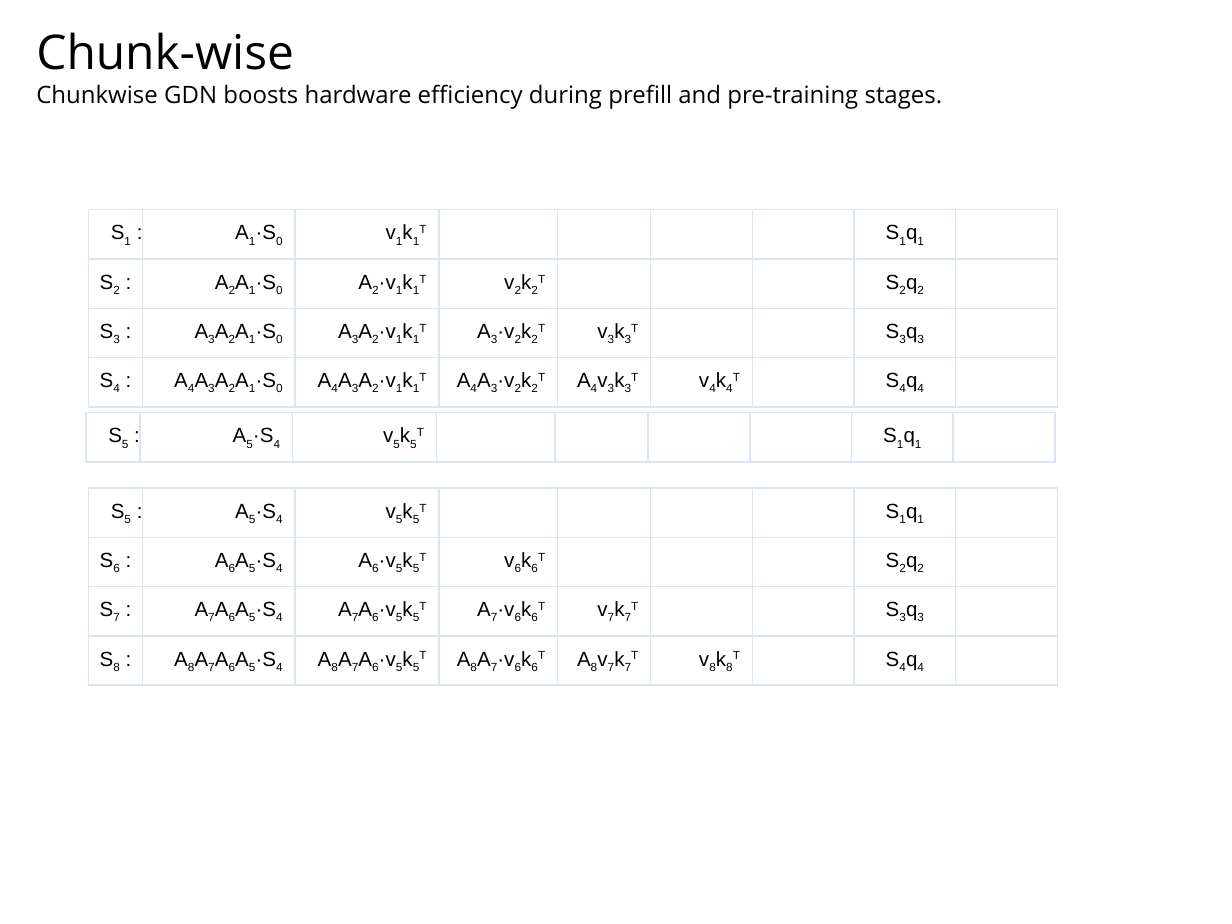
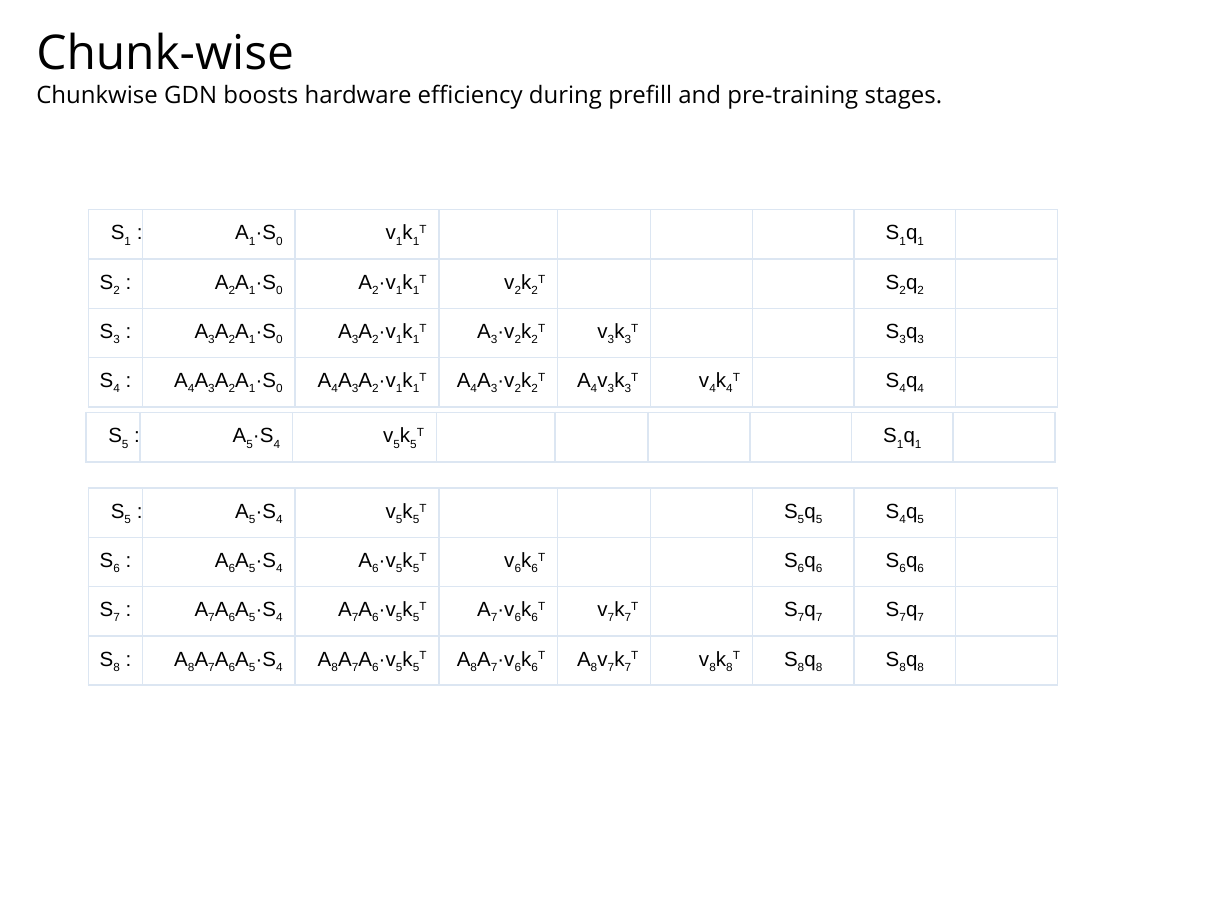
Before and after one commit to navibator/crazy-ai, a slide deck: slide 6 of temp.pptx (slide 5 before the commit). Drawn at 1232x924 pixels with LibreOffice and Linux fonts; fonts in the diff are those of the drawing. Boxes give left, top, right and bottom in pixels: in the first picture for what was removed or moved away, otherwise in the second. Text is boxed around its words. In the diff, an @@ line names an element or a change of style, - is before the commit and + after.

Commit message:
update

```diff
--- a/temp.pptx
+++ b/temp.pptx
@@ table at [89,488,1061,685] @@
-row 1, column 7: 
+row 1, column 7: S5q5
-row 1, column 8: S1q1
+row 1, column 8: S4q5
-row 2, column 7: 
+row 2, column 7: S6q6
-row 2, column 8: S2q2
+row 2, column 8: S6q6
-row 3, column 7: 
+row 3, column 7: S7q7
-row 3, column 8: S3q3
+row 3, column 8: S7q7
-row 4, column 7: 
+row 4, column 7: S8q8
-row 4, column 8: S4q4
+row 4, column 8: S8q8
```
Also in this commit, not shown: 2 other slides changed, 1 slide added.
